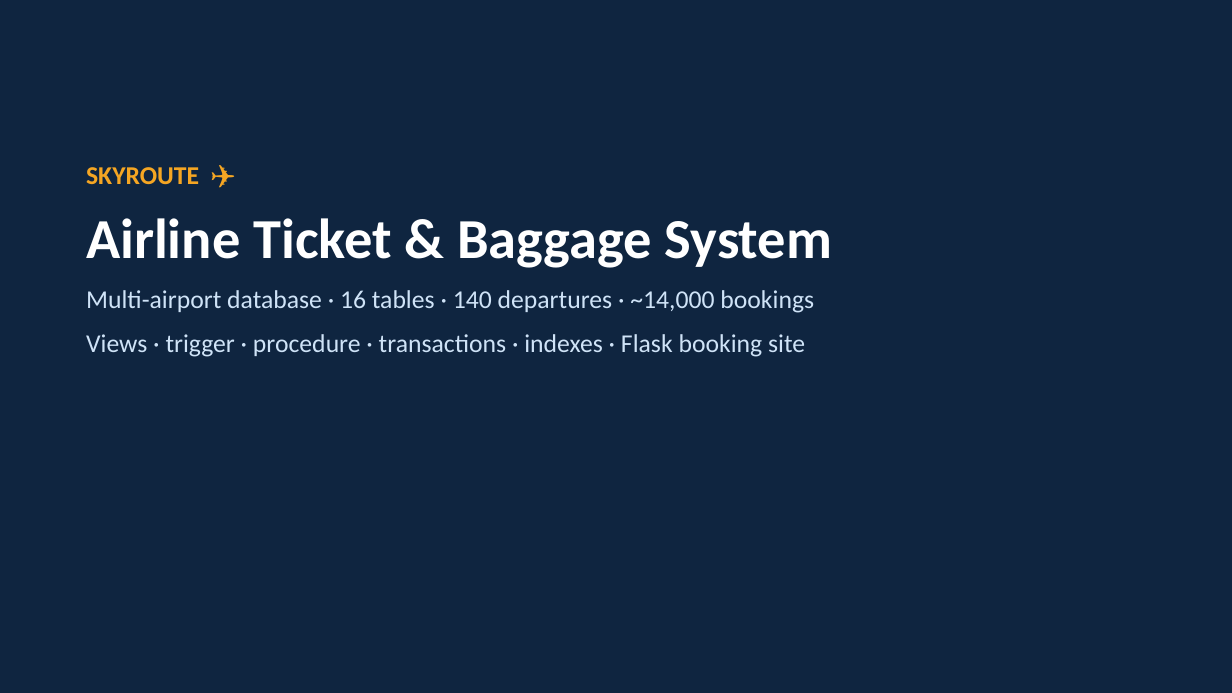
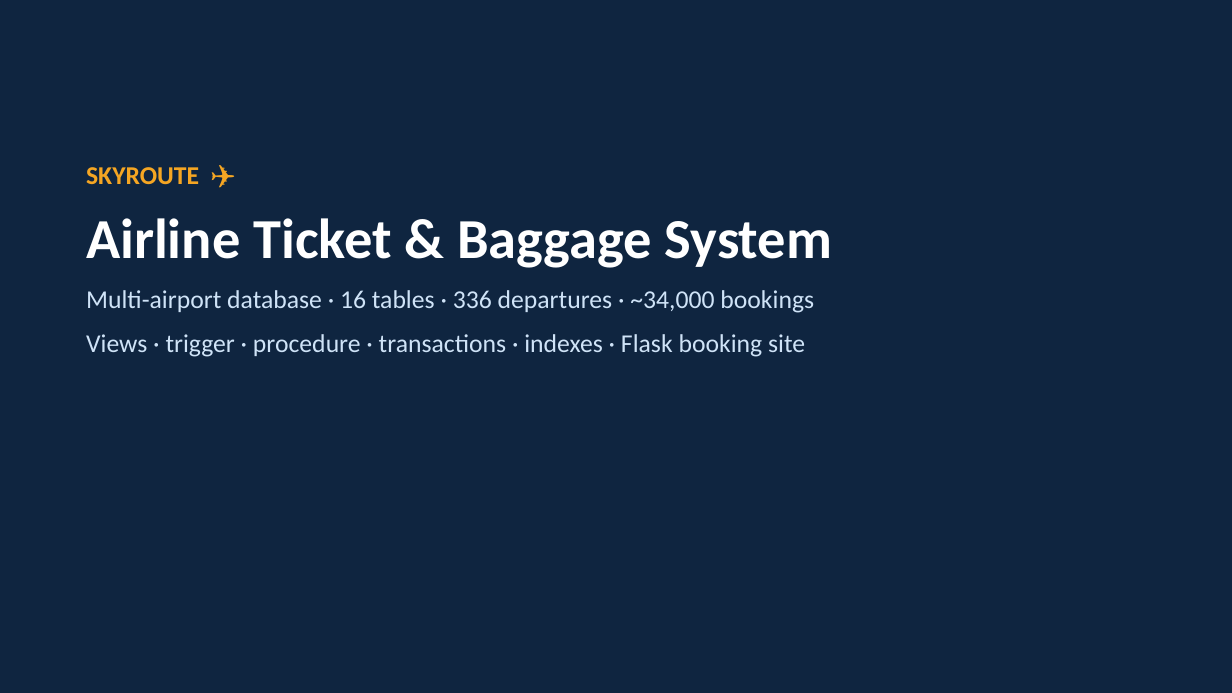
Before and after one commit to Bhaskar-1818/skyroute-dbms-python, a slide deck: slide 1 of dbms/docs/SkyRoute_Slides.pptx. Drawn at 1232x693 pixels with LibreOffice and Linux fonts; fonts in the diff are those of the drawing. Boxes give left, top, right and bottom in pixels: in the first picture for what was removed or moved away, otherwise in the second. Text is boxed around its words. In the diff, an @@ line names an element or a change of style, - is before the commit and + after.

```diff
--- a/dbms/docs/SkyRoute_Slides.pptx
+++ b/dbms/docs/SkyRoute_Slides.pptx
@@ text at [86, 290, 814, 313]: text changed @@
-Multi-airport database · 16 tables · 140 departures · ~14,000 bookings
+Multi-airport database · 16 tables · 336 departures · ~34,000 bookings
```
Also in this commit, not shown: 13 other files.
